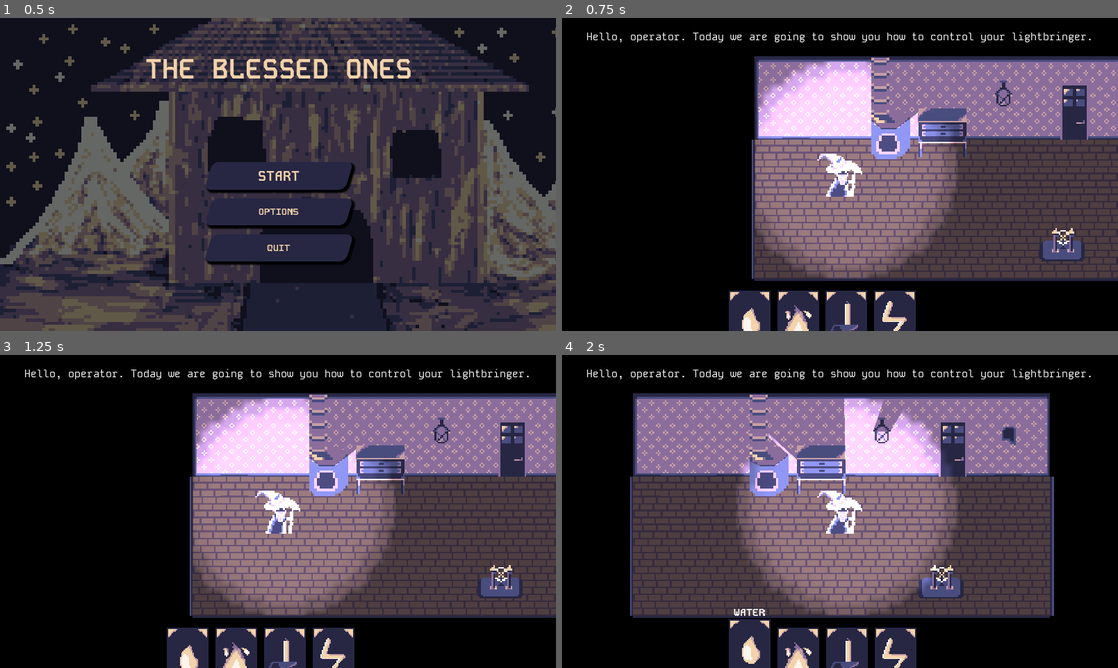
Above: before the commit, frames 1-4 (two rows, left to right).
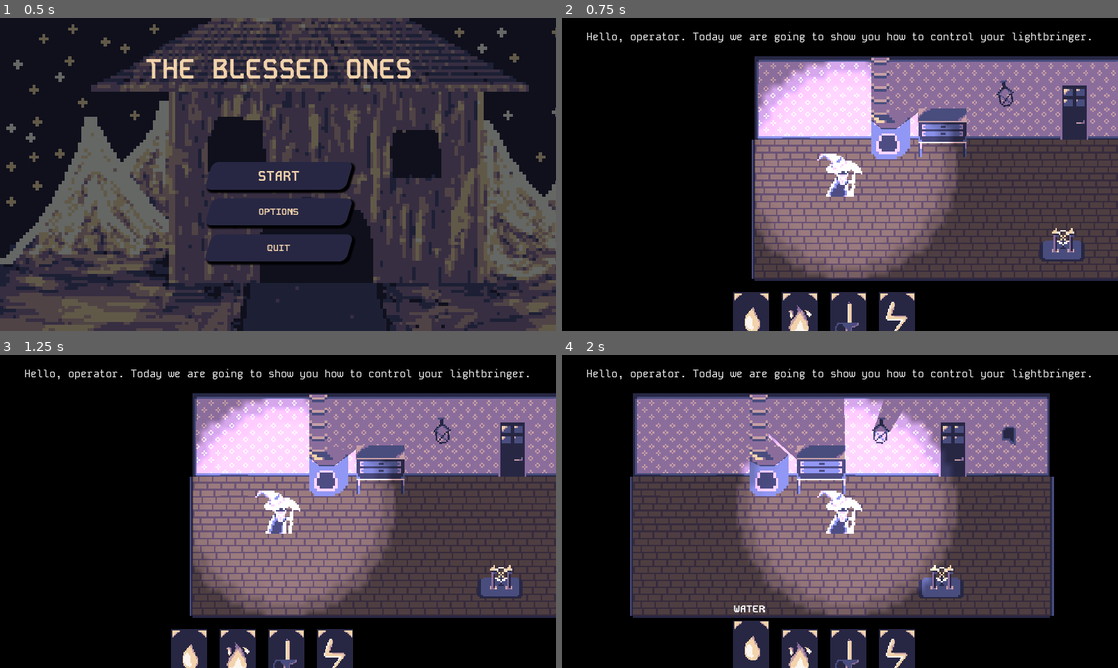
Above: after the commit, the same moments.

Repository: Salach-Malejkum/pirate-software
Game: Godot game, scene res://Scenes/main_menu.tscn
Two runs of this game, one before a commit and one after it. Both use one fixed random seed, a clock stepped at 60 frames per second and the inputs below.
Inputs (mouse positions are in pixels of both pictures, inside the frame that each line leads up to):
- Up to frame 1 (0.5 s): no input
- Up to frame 2 (0.75 s): click "START" at 0.5 s
- Up to frame 3 (1.25 s): no input
- Up to frame 4 (2 s): move the mouse to (751, 658) at 1.27 s; hold D (move_right) from 1.28 s (still down); tap E (open_door) at 1.35 s; click (751, 658) at 1.42 s

Frame 1 is identical in both runs. In frame 2, 1.4% of the frame differs, in the area x 30-82%, y 19-100%; in frame 3, 1.4%; in frame 4, 1.6%, in the area x 30-64%, y 20-100%.

Commit message:
Add higlight to selected card, add swinging to lanterns

Diff:
--- a/Scenes/card.tscn
+++ b/Scenes/card.tscn
@@ -1,17 +1,60 @@
-[gd_scene load_steps=4 format=3 uid="uid://csm1pjjj360jt"]
+[gd_scene load_steps=6 format=3 uid="uid://csm1pjjj360jt"]
 
-[ext_resource type="Texture2D" uid="uid://b0m7ov7d2v8e3" path="res://ArtAssets/Cards/card_fire.png" id="1_134lu"]
+[ext_resource type="Texture2D" uid="uid://c0i50s1qpdt7q" path="res://ArtAssets/Cards/card_candle_4_px.png" id="1_ftf4c"]
 [ext_resource type="Script" path="res://Scripts/card.gd" id="2_nfq7i"]
 [ext_resource type="FontFile" uid="uid://b3h400kk2q3w3" path="res://ArtAssets/Fonts/KodeMono-Bold.ttf" id="3_1rhgd"]
 
+[sub_resource type="Shader" id="Shader_medy1"]
+code = "shader_type canvas_item;
+
+uniform vec4 line_color: source_color;
+uniform float amplitude = 0.5;
+uniform float frequency = 2.0;
+uniform float line_thickness: hint_range(0.0, 10) = 2.;
+uniform bool active = false;
+
+float random (vec2 uv) {
+    return fract(sin(dot(uv.xy,
+        vec2(12.9898,78.233))) * 43758.5453123);
+}
+
+
+void fragment( )
+{
+	if (active)
+	{
+		vec2 size = TEXTURE_PIXEL_SIZE * line_thickness;
+		float outline = texture(TEXTURE, UV + vec2(-size.x, 0)).a;
+		outline += texture(TEXTURE, UV + vec2(0, size.y)).a;
+		outline += texture(TEXTURE, UV + vec2(size.x, 0)).a;
+		outline += texture(TEXTURE, UV + vec2(0, -size.y)).a;
+		outline = min(outline, 1.0);
+
+		float pulsate = (sin(TIME * frequency) + 1.) / 2.  * amplitude + 0.3;
+		vec4 color = texture(TEXTURE, UV);
+		vec4 line = line_color * pulsate;
+		COLOR = mix(color, line, outline - color.a);
+	}
+}"
+
+[sub_resource type="ShaderMaterial" id="ShaderMaterial_wpyk8"]
+resource_local_to_scene = true
+shader = SubResource("Shader_medy1")
+shader_parameter/line_color = Color(0.94902, 0.827451, 0.670588, 1)
+shader_parameter/amplitude = 0.5
+shader_parameter/frequency = 6.0
+shader_parameter/line_thickness = 2.0
+shader_parameter/active = false
+
 [node name="Card" type="TextureRect"]
 z_index = 100
-custom_minimum_size = Vector2(96, 144)
+material = SubResource("ShaderMaterial_wpyk8")
+custom_minimum_size = Vector2(104, 152)
 offset_right = 32.0
 offset_bottom = 48.0
 size_flags_horizontal = 4
 size_flags_vertical = 4
-texture = ExtResource("1_134lu")
+texture = ExtResource("1_ftf4c")
 script = ExtResource("2_nfq7i")
 
 [node name="Label" type="Label" parent="."]
--- a/Scenes/lantern.tscn
+++ b/Scenes/lantern.tscn
@@ -41,6 +41,44 @@
 [sub_resource type="CircleShape2D" id="CircleShape2D_oleu8"]
 radius = 66.0076
 
+[sub_resource type="Animation" id="Animation_wwoxy"]
+resource_name = "idle"
+length = 4.0
+loop_mode = 1
+tracks/0/type = "value"
+tracks/0/imported = false
+tracks/0/enabled = true
+tracks/0/path = NodePath("LanternSprite:rotation")
+tracks/0/interp = 1
+tracks/0/loop_wrap = true
+tracks/0/keys = {
+"times": PackedFloat32Array(0, 1, 2, 3, 4),
+"transitions": PackedFloat32Array(1, 1, 1, 1, 1),
+"update": 0,
+"values": [-0.174533, 0.0, 0.174533, 0.0, -0.174533]
+}
+
+[sub_resource type="Animation" id="Animation_rkeig"]
+length = 0.001
+tracks/0/type = "value"
+tracks/0/imported = false
+tracks/0/enabled = true
+tracks/0/path = NodePath("LanternSprite:rotation")
+tracks/0/interp = 1
+tracks/0/loop_wrap = true
+tracks/0/keys = {
+"times": PackedFloat32Array(0),
+"transitions": PackedFloat32Array(1),
+"update": 0,
+"values": [0.0]
+}
+
+[sub_resource type="AnimationLibrary" id="AnimationLibrary_tceu1"]
+_data = {
+"RESET": SubResource("Animation_rkeig"),
+"idle": SubResource("Animation_wwoxy")
+}
+
 [node name="Lantern" type="Node2D"]
 y_sort_enabled = true
 script = ExtResource("1_fo2j3")
@@ -59,8 +97,10 @@
 [node name="LanternSprite" type="AnimatedSprite2D" parent="."]
 z_index = 1
 y_sort_enabled = true
+position = Vector2(0, -7)
 sprite_frames = SubResource("SpriteFrames_q47is")
 animation = &"idle"
+offset = Vector2(0, 7)
 
 [node name="LightOccluder2D" type="LightOccluder2D" parent="."]
 occluder = SubResource("OccluderPolygon2D_boq48")
@@ -80,6 +120,12 @@
 [node name="CollisionShape2D" type="CollisionShape2D" parent="PointLight2D/DamageArea"]
 shape = SubResource("CircleShape2D_oleu8")
 
+[node name="AnimationPlayer" type="AnimationPlayer" parent="."]
+libraries = {
+"": SubResource("AnimationLibrary_tceu1")
+}
+autoplay = "idle"
+
 [connection signal="input_event" from="InteractArea" to="." method="_on_interact_area_input_event"]
 [connection signal="mouse_entered" from="InteractArea" to="." method="_on_interact_area_mouse_entered"]
 [connection signal="mouse_exited" from="InteractArea" to="." method="_on_interact_area_mouse_exited"]
--- a/Scripts/card.gd
+++ b/Scripts/card.gd
@@ -77,4 +77,5 @@
 func deselect_self():
 	GameManager.card_used.disconnect(_on_card_used)
 	GameManager.selected_card = null
+	material.set_shader_parameter("active", false)
 	is_selected = false
--- a/Scripts/game_manager.gd
+++ b/Scripts/game_manager.gd
@@ -98,6 +98,7 @@
 			selected_card.deselect_self()
 
 	selected_card = new_card
+	selected_card.material.set_shader_parameter("active", true)
 	selected_card.is_selected = true
 
 # O(N) worst case
--- a/Scripts/globals.gd
+++ b/Scripts/globals.gd
@@ -4,12 +4,12 @@
 enum card_types {WATER, FIRE, STEAM, ELECTRICITY, CANDLE, CANDLE_LIT}
 
 const card_texture_paths = [
-	"res://ArtAssets/Cards/card_water.png",
-	"res://ArtAssets/Cards/card_fire.png",
-	"res://ArtAssets/Cards/card_steam.png",
-	"res://ArtAssets/Cards/card_electricity.png",
-	"res://ArtAssets/Cards/card_candle.png",
-	"res://ArtAssets/Cards/card_candle_light.png"
+	"res://ArtAssets/Cards/card_water_4_px.png",
+	"res://ArtAssets/Cards/card_fire_4_px.png",
+	"res://ArtAssets/Cards/card_steam_4_px.png",
+	"res://ArtAssets/Cards/card_electricity_4_px.png",
+	"res://ArtAssets/Cards/card_candle_4_px.png",
+	"res://ArtAssets/Cards/card_candle_light_4_px.png"
 ]
 
 const card_merge_results = {
--- a/Scripts/player.gd
+++ b/Scripts/player.gd
@@ -86,7 +86,7 @@
 
 	if enemy_arr.size() > 0 and light.energy > player_min_hp:
 		_current_damage_chunk += delta
-		if _current_damage_chunk >= 0.5:
+		if _current_damage_chunk >= 1.5:
 			_current_damage_chunk = 0.0
 			light.energy -= 0.05
 
--- /dev/null
+++ b/Shaders/fire_effect.gdshader
@@ -0,0 +1,31 @@
+shader_type canvas_item;
+
+uniform vec4 line_color: source_color;
+uniform float amplitude = 0.5;
+uniform float frequency = 2.0;
+uniform float line_thickness: hint_range(0.0, 10) = 2.;
+uniform bool active = false;
+
+float random (vec2 uv) {
+    return fract(sin(dot(uv.xy,
+        vec2(12.9898,78.233))) * 43758.5453123);
+}
+
+
+void fragment( )
+{
+	if (active)
+	{
+		vec2 size = TEXTURE_PIXEL_SIZE * line_thickness;
+		float outline = texture(TEXTURE, UV + vec2(-size.x, 0)).a;
+		outline += texture(TEXTURE, UV + vec2(0, size.y)).a;
+		outline += texture(TEXTURE, UV + vec2(size.x, 0)).a;
+		outline += texture(TEXTURE, UV + vec2(0, -size.y)).a;
+		outline = min(outline, 1.0);
+
+		float pulsate = (sin(TIME * frequency) + 1.) / 2.  * amplitude + 0.3;
+		vec4 color = texture(TEXTURE, UV);
+		vec4 line = line_color * pulsate;
+		COLOR = mix(color, line, outline - color.a);
+	}
+}
--- /dev/null
+++ b/Shaders/lantern.gdshader
@@ -0,0 +1,18 @@
+shader_type canvas_item;
+
+uniform float oscilation_power: hint_range(0.0, 5.0, 0.2) = 1.5;
+
+void vertex() {
+	float oscilation = sin(TIME);
+	if (VERTEX.y > 0.)
+		VERTEX.x = VERTEX.x + oscilation * oscilation_power;
+}
+
+void fragment() {
+	// Called for every pixel the material is visible on.
+}
+
+//void light() {
+	// Called for every pixel for every light affecting the CanvasItem.
+	// Uncomment to replace the default light processing function with this one.
+//}
Not shown, added: ArtAssets/Cards/card_candle_4_px.png.import
Not shown, added: ArtAssets/Cards/card_candle_light_4_px.png.import
Not shown, added: ArtAssets/Cards/card_electricity_4_px.png.import
Not shown, added: ArtAssets/Cards/card_fire_4_px.png.import
Not shown, added: ArtAssets/Cards/card_steam_4_px.png.import
Not shown, added: ArtAssets/Cards/card_water_4_px.png.import
Not shown, added: ArtAssets/Characters/player_animated_4px_border.png.import
Not shown, added: ArtAssets/Characters/player_shield.png.import
Not shown, added: ArtAssets/Enemies/culist_mark_hit_warning_hit.png.import
Not shown, added: ArtAssets/Enemies/cultist_activate_player_spotted.png.import
Not shown, added: ArtAssets/Enemies/enemy_brute_walk.png.import
Not shown, added: ArtAssets/Environment/spawner_idle_spawning.png.import
(and 3 more such lines)
